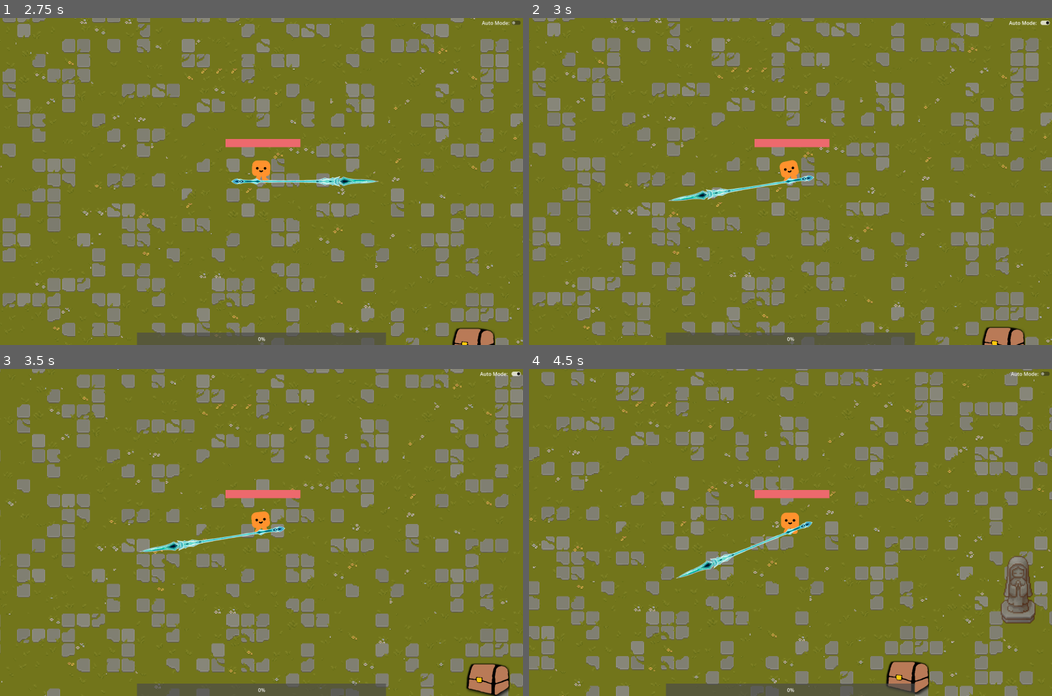
Above: before the commit, frames 1-4 (two rows, left to right).
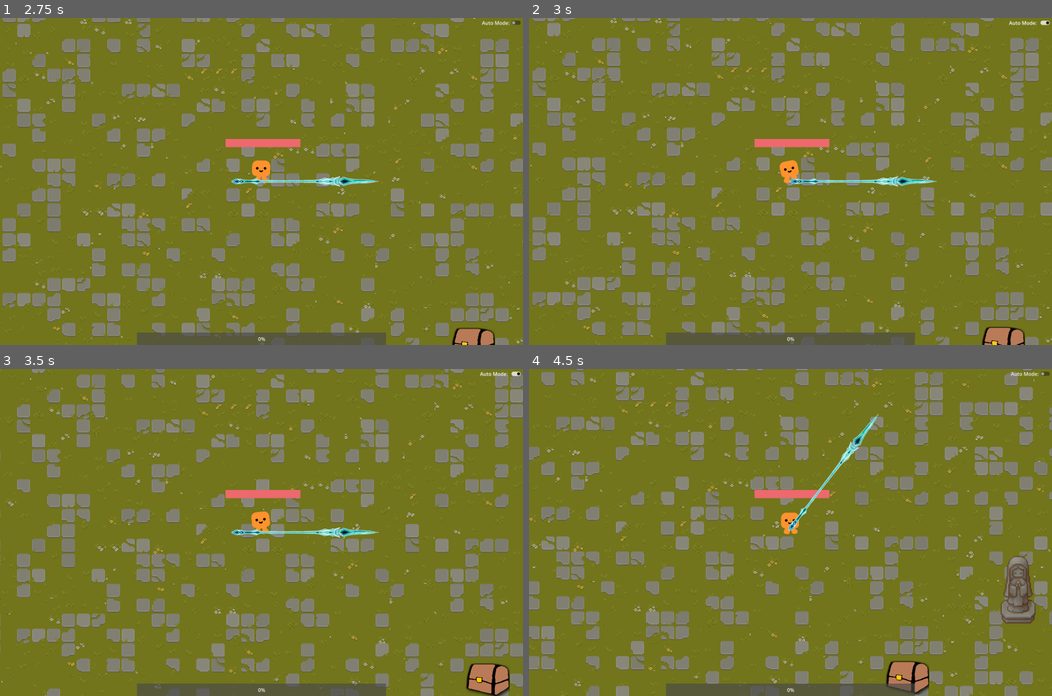
Above: after the commit, the same moments.

Repository: Kuui22/Godot_test
Game: Godot game, scene res://menus/mainmenu.tscn
Two runs of this game, one before a commit and one after it. Both use one fixed random seed, a clock stepped at 60 frames per second and the inputs below.
Inputs (mouse positions are in pixels of both pictures, inside the frame that each line leads up to):
- Up to frame 1 (2.75 s): click "Start" at 0.5 s; click "Auto Mode:" at 1.25 s; tap Enter at 2 s; drag from (261, 338) to (261, 181) at 2.02 s
- Up to frame 2 (3 s): tap Space (jump) at 2.75 s; drag from (685, 197) to (790, 181) at 2.77 s
- Up to frame 3 (3.5 s): no input
- Up to frame 4 (4.5 s): move the mouse to (842, 460) at 3.52 s; hold D (move_right) 3.53-4.25 s; hold Space (jump) 3.53-4.25 s; tap E (interact) at 3.6 s; drag from (764, 597) to (633, 483) at 4.27 s

Frame 1 is identical in both runs. In frame 2, 0.7% of the frame differs, in the area x 26-78%, y 48-56%; in frame 3, 0.7%; in frame 4, 0.8%, in the area x 28-67%, y 13-65%.

Commit message:
some changes
ranged weapons need cooldown and there needs to be a base class for weapons

Diff:
--- a/2d-project-start/player.gd
+++ b/2d-project-start/player.gd
@@ -117,6 +117,7 @@
 		toggle_inventory.emit()
 	if Input.is_action_just_pressed("interact"):
 		interact()
+	if Input.is_action_pressed("jump"):
 		currentweapon.attack(true)
 
 
@@ -213,10 +214,7 @@
 	if currentweapon.mode == 'melee':
 		currentweapon.attackspeed = statsdict['AttackSpeed']
 	else:
-		if(statsdict['AttackSpeed'] > 0.1):
-			currentweapon.timer.wait_time = statsdict['AttackSpeed']
-		else:
-			currentweapon.timer.wait_time = 0.1
+		pass
 
 
 #playermanager
--- a/2d-project-start/weapons/gun.gd
+++ b/2d-project-start/weapons/gun.gd
@@ -5,7 +5,8 @@
 var damage:int = 1
 var enemies_in_range
 @onready var timer = %Timer
-
+var mode:String = 'ranged'
+var cooldown:bool = false
 
 func _physics_process(delta):
 	enemies_in_range = get_overlapping_bodies()
@@ -21,7 +22,7 @@
 		else:
 			rotation = lerp_angle(rotation, static_position, reset_speed*delta)
 
-func shoot():
+func attack(is_manual: bool = false):
 	const BULLET = preload("res://attacks/bullet.tscn")
 	var new_bullet = BULLET.instantiate()
 	new_bullet.damage = damage
@@ -32,5 +33,5 @@
 
 #if there are enemies shoot
 func _on_timer_timeout():
-	if enemies_in_range.size() > 0:
-		shoot()
+	if enemies_in_range.size() > 0 and not cooldown:
+		attack()
